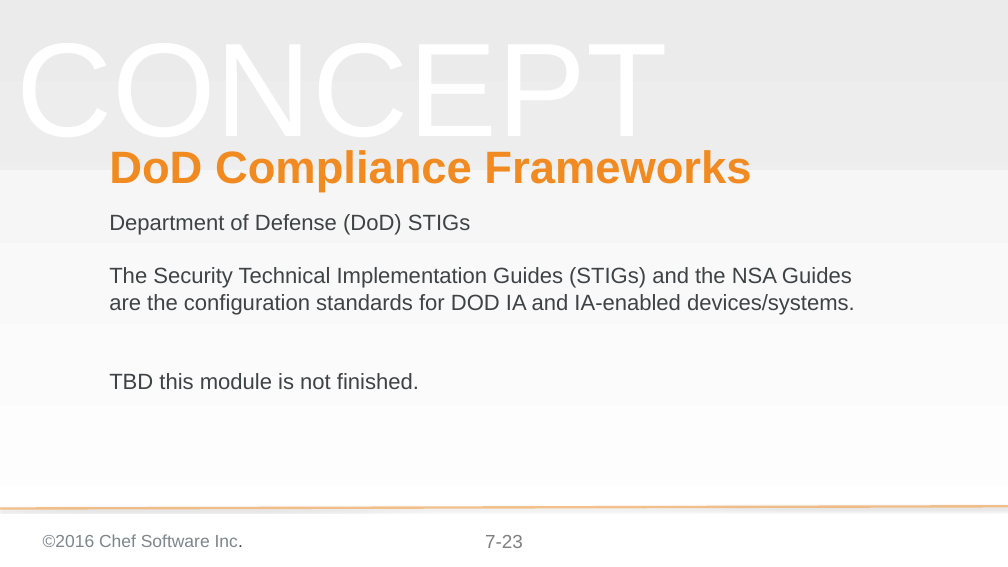
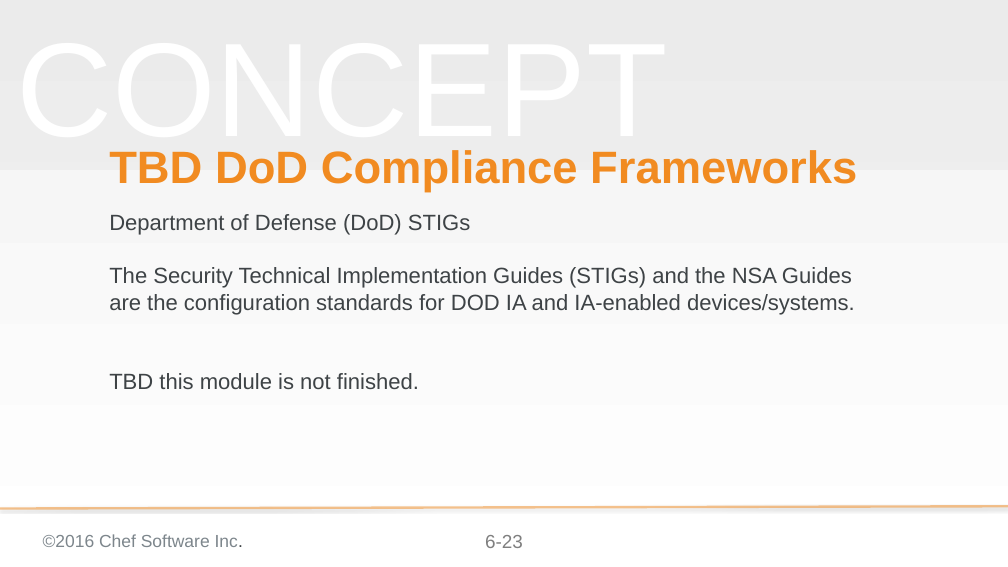
Before and after one commit to bchamby/chef-compliance-installation-configuration-operation, a slide deck: slide 23 of 06-compliance-frameworks-inspec.pptx. Drawn at 1008x567 pixels with LibreOffice and Linux fonts; fonts in the diff are those of the drawing; background and template pictures are left out. Boxes give left, top, right and bottom in pixels: in the first picture for what was removed or moved away, otherwise in the second. Text is boxed around its words. In the diff, an @@ line names an element or a change of style, - is before the commit and + after.

```diff
--- a/06-compliance-frameworks-inspec.pptx
+++ b/06-compliance-frameworks-inspec.pptx
@@ title at (x1=109, y1=150, x2=857, y2=192): text changed @@
-DoD Compliance Frameworks
+TBD DoD Compliance Frameworks
@@ page number at (x1=485, y1=535, x2=523, y2=548): text changed @@
-7-23
+6-23
```
Also in this commit, not shown: 3 other slides changed, 2 other files.
